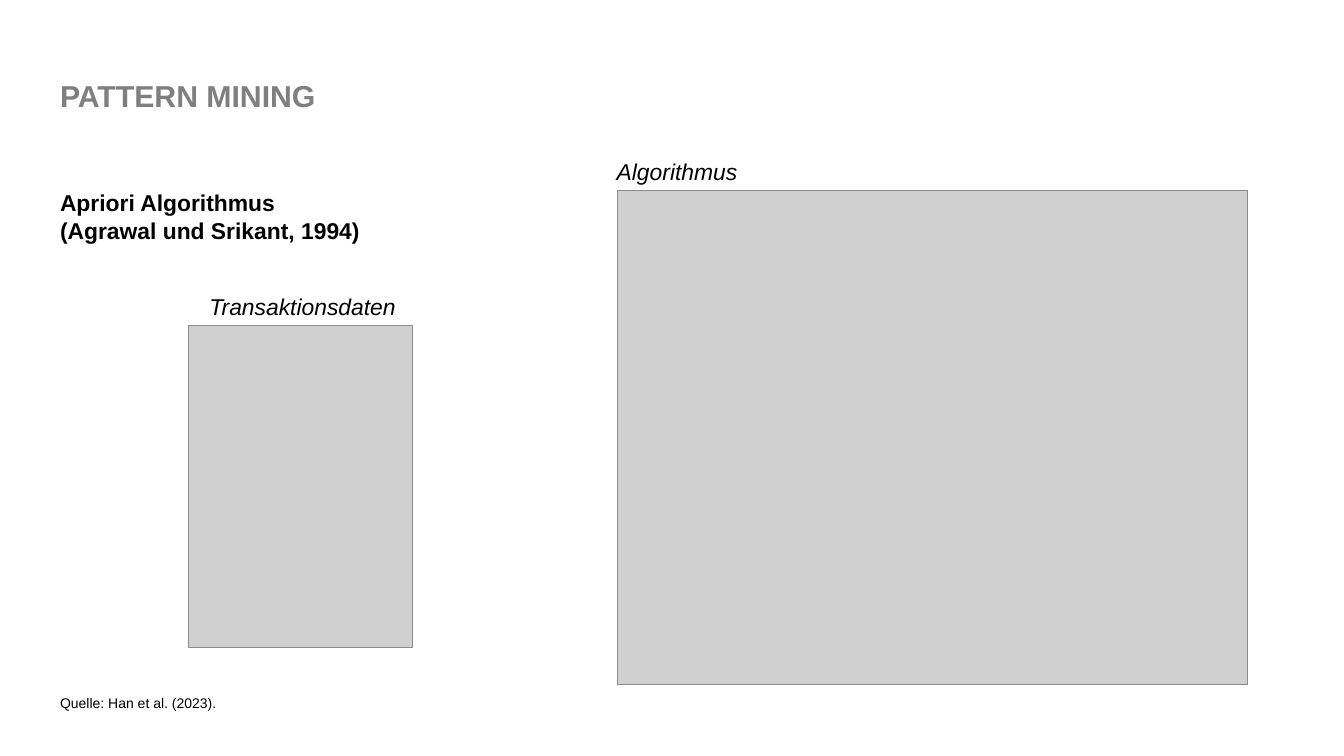
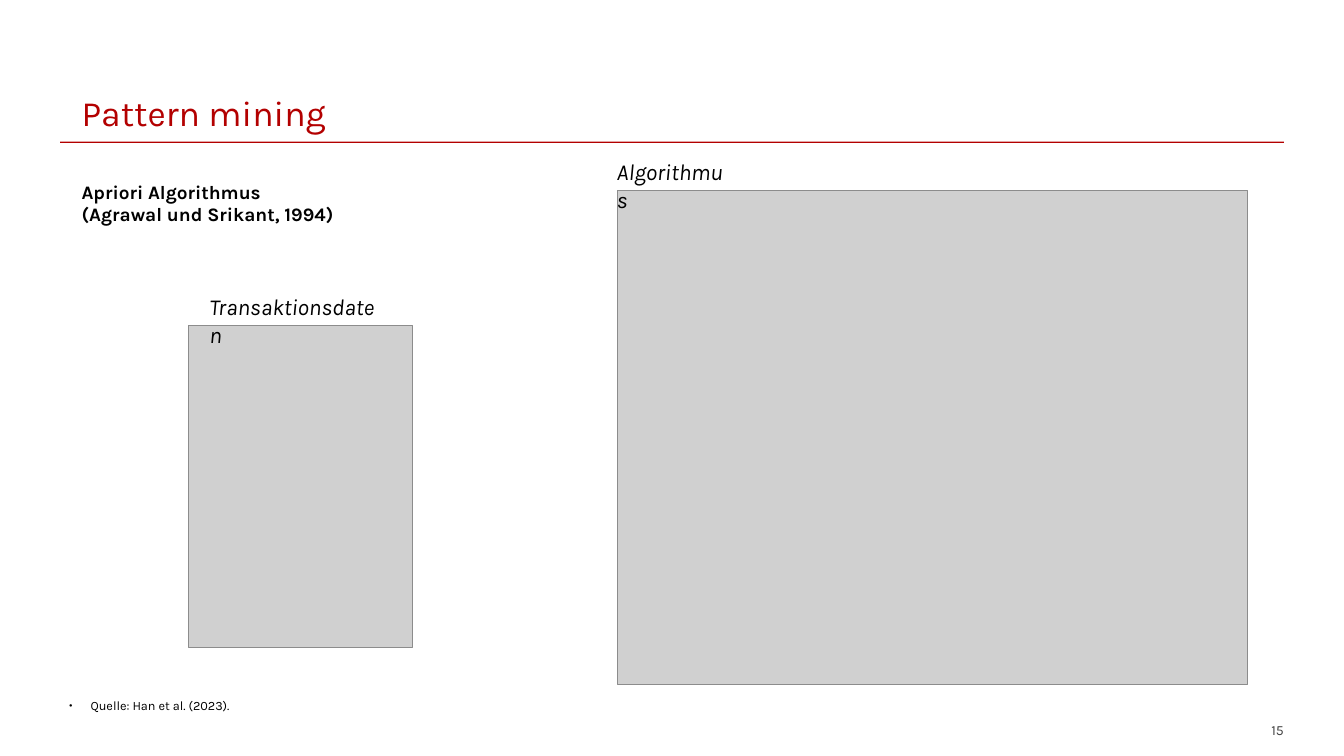
Before and after one commit to franzmohr/intro-data-mining-de, a slide deck: slide 15 of data-mining.odp. Drawn at 1344x756 pixels with LibreOffice and Linux fonts; fonts in the diff are those of the drawing; grey boxes stand for pictures. Boxes give left, top, right and bottom in pixels: in the first picture for what was removed or moved away, otherwise in the second. Text is boxed around its words. In the diff, an @@ line names an element or a change of style, - is before the commit and + after.

```diff
--- a/data-mining.odp
+++ b/data-mining.odp
@@ title "Pattern mining" at (82,101,325,134): vertical alignment middle to bottom @@
@@ title at (82,101,325,134): text changed; size 23.8 to 28 pt; font Arial to Karla; text colour #7F7F7F to #B30000; bold off @@
-PATTERN MINING
+Pattern mining
@@ line added from (60, 143) to (1284, 143), #B30000 0.99 pt @@
@@ text "Algorithmus" at (608,154,741,190): font Arial to Karla @@
@@ text at (82,185,333,226): text changed; size 18 to 15 pt; font Arial to Karla @@
-Apriori Algorithmus
-(Agrawal und Srikant, 1994)
+Apriori Algorithmus
+(Agrawal und Srikant, 1994)
@@ text "Transaktionsdaten" at (200,289,392,325): font Arial to Karla @@
@@ text "Quelle: Han et al. (2023).": place and size @@
-text "Quelle: Han et al. (2023)." at (60,698,216,711)
+text "Quelle: Han et al. (2023)." at (91,701,230,712)
@@ text "Quelle: Han et al. (2023)." at (91,701,230,712): size 11 to 10 pt, font Arial to Karla; bullet none to ●; less space between paragraphs @@
@@ page number added at (1271,726,1283,735), 11 pt, text #404040 @@
+15
```
Also in this commit, not shown: 31 other slides changed.
